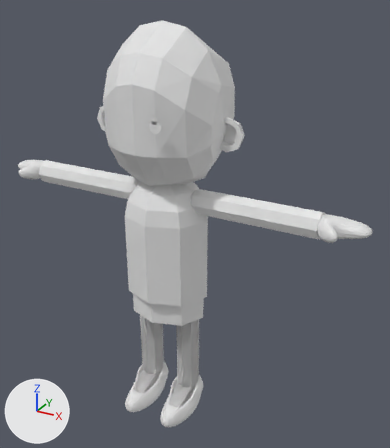
An edit to the Blender file Human.blend, drawn before and after from the same camera.
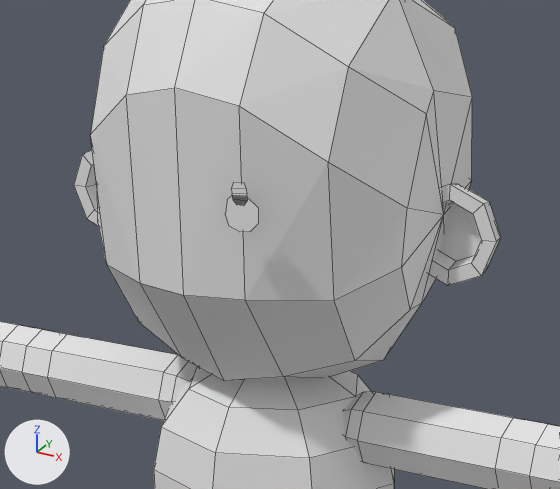
Old and new are each drawn whole from a camera (50 mm lens) standing at (4.78, -7.64, 2.53) and looking at (0.36, 0.39, -1.48) and again close up on the part from 18% to 68% of the width and 12% to 50% of the height. Arrows for +X, +Y and +Z are at lower left; the lights stay in place. The close-ups show mesh edges as thin lines.

Names of what the first close-up shows: '平面', '球', '球.001', '球.002', '球.003'.
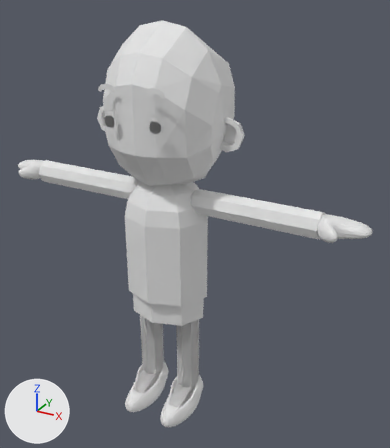
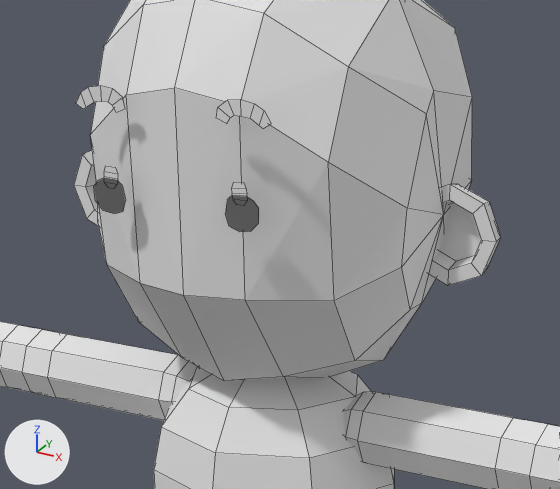
Commit message: ローポリの人モデリング中

Where the change shows, as pixel boxes [x1, y1, x2, y2] in the close-ups (560 x 489 px):
'平面', reshaped, modifiers changed (460% wider, 188% taller): before [225, 182, 259, 232]; after [76, 86, 271, 232]
part 1 of me_平面, added: after [76, 86, 271, 128]
part 2 of me_平面, built on: before [225, 195, 259, 232]; after [94, 178, 259, 232]

What changed in the scene script:
```text
Change me_平面:
    used by ob_平面; location = (0.0, 0.0, 0.0)
    verts and faces of me_平面; kept vertices keep their numbers, new ones are numbered from 20
    before: 0 (0.335, -0.95, 0.674) at pixel (227, 199), 1 (0.401, -0.95, 0.511) at pixel (239, 231), 2 (0.339, -0.95, 0.532) at pixel (229, 226), 3 (0.318, -0.95, 0.596) at pixel (225, 213), 4 (0.473, -0.95, 0.522) at pixel (250, 231)
    before: 5 (0.521, -0.95, 0.57) at pixel (258, 223), 6 (0.526, -0.95, 0.649) at pixel (258, 208), 7 (0.452, -0.95, 0.702) at pixel (246, 196), 8 (0.365, -0.95, 0.698) at pixel (232, 195), 9 (0.452, -0.95, 0.702) at pixel (246, 196)
    remove me_平面.from_pydata(...)  # 20 vertices, 5 faces; spans x 0.318..0.526, y -0.95, z 0.511..0.769
    add me_平面.from_pydata(...)  # 44 vertices, 22 faces; spans x 0.285..0.609, y -0.95, z 0.511..1.188
    me_平面 part 1: a new loose piece of 14 vertices spanning x 0.285..0.609, y -0.95, z 1.055..1.188
    me_平面 part 2
    add delete_faces([(0, 8, 7, 6, 5, 4, 1, 2, 3)])
    add for new, old in zip([*range(20, 29)], [*range(0, 9)]): verts[new] = verts[old] + (0.0, 0.0, 0.0)
    add verts[29] = (0.491, -0.95, 0.684)  # pixel (253, 200)
    add faces += [(7, 27, 28, 8), (0, 20, 23, 3), (1, 21, 24, 4), (0, 8, 28, 20), (5, 25, 26, 6), (1, 2, 22, 21)]
    add faces += [(2, 3, 23, 22), (4, 24, 25, 5), (7, 29, 27, 9), (0, 3, 2, 1, 4, 5, 6, 26, 29, 7, 8), (20, 28, 27, 29, 26, 25, 24, 21, 22, 23), (7, 9, 27)]
Change ob_平面:
    add _m = ob_平面.modifiers.new('ミラー', 'MIRROR')
    add _m.use_clip = True
```
